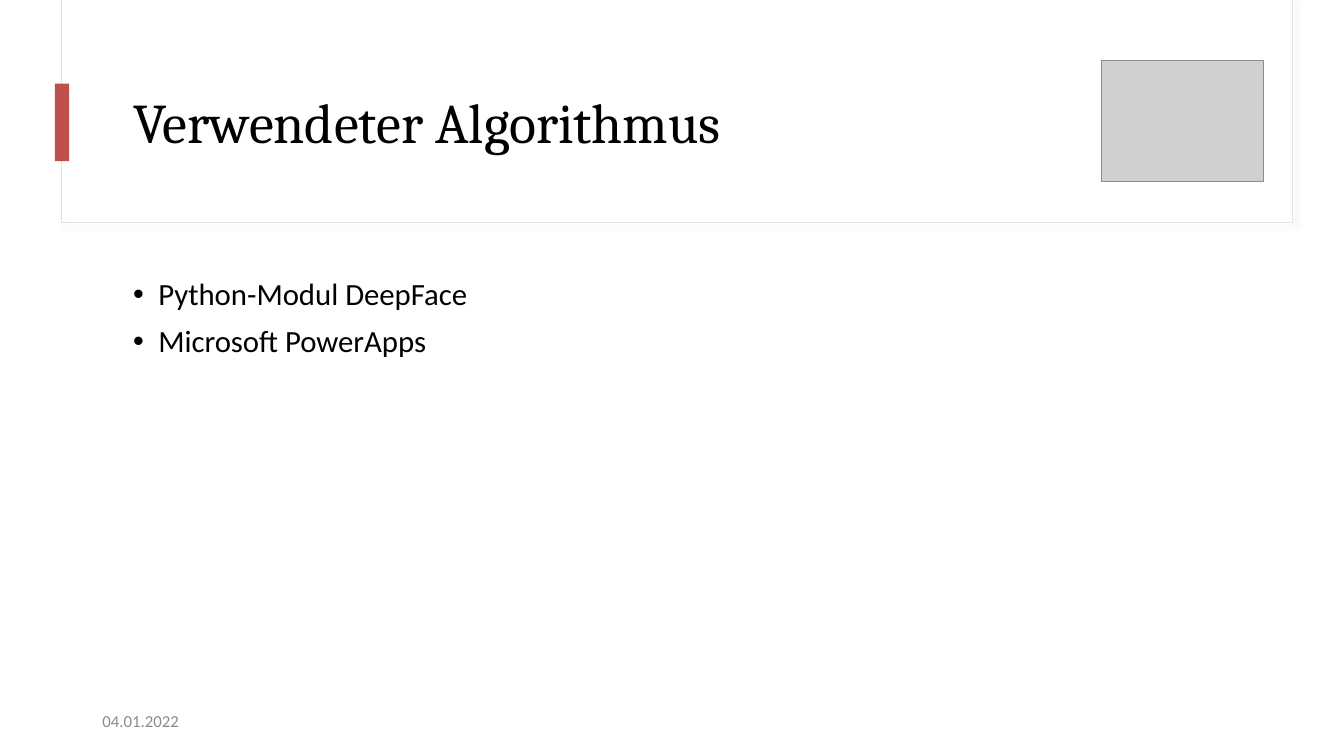
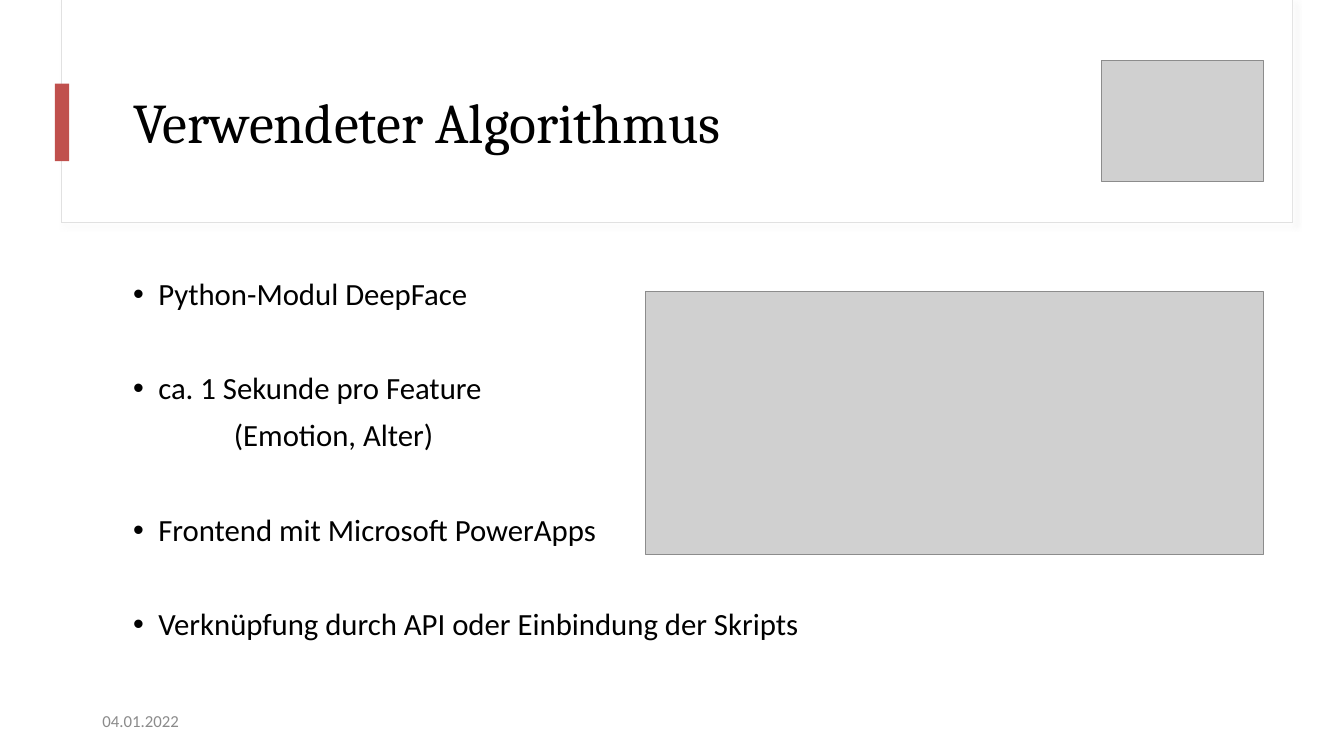
Before and after one commit to florian-frey/FaceBank, a slide deck: slide 33 of presentations/presentation-22_01_07.pptx. Drawn at 1344x756 pixels with LibreOffice and Linux fonts; fonts in the diff are those of the drawing; grey boxes stand for pictures. Boxes give left, top, right and bottom in pixels: in the first picture for what was removed or moved away, otherwise in the second. Text is boxed around its words. In the diff, an @@ line names an element or a change of style, - is before the commit and + after.

```diff
--- a/presentations/presentation-22_01_07.pptx
+++ b/presentations/presentation-22_01_07.pptx
@@ picture added at [646,291,1264,554] @@
@@ text at [158,377,798,641]: text changed @@
-• Microsoft PowerApps
+• ca. 1 Sekunde pro Feature
+(Emotion, Alter)
+• Frontend mit Microsoft PowerApps
+• Verknüpfung durch API oder Einbindung der Skripts
```
Also in this commit, not shown: 1 other slide changed, 1 other file.
